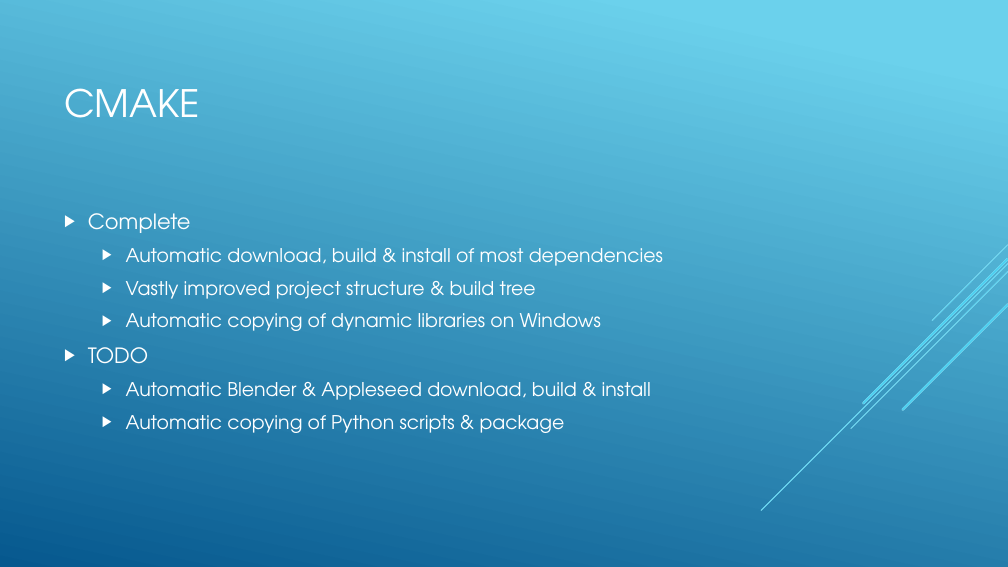
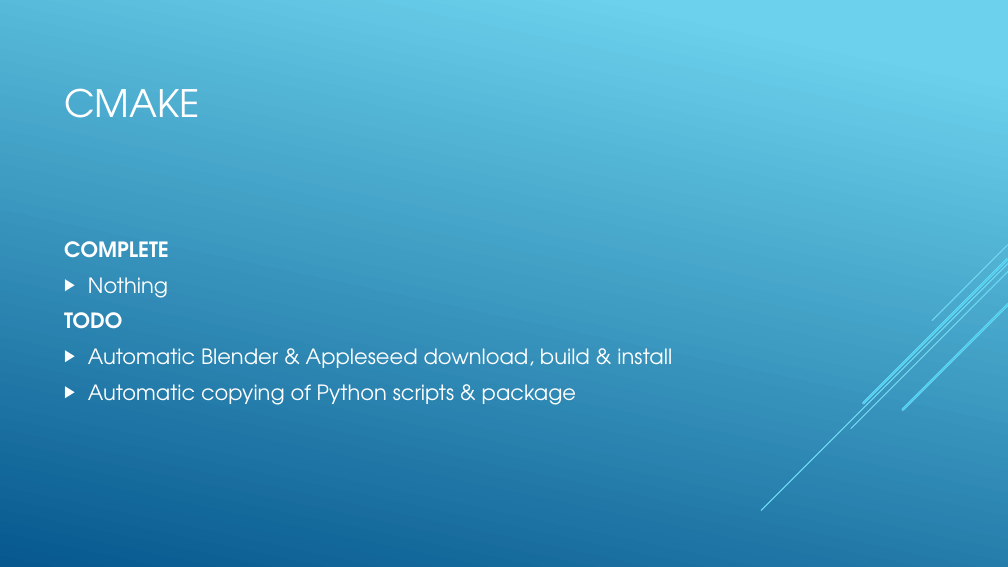
Before and after one commit to dralois/PR-Rendering, a slide deck: slide 3 of doc/Status.pptx (slide 2 before the commit). Drawn at 1008x567 pixels with LibreOffice and Linux fonts; fonts in the diff are those of the drawing. Boxes give left, top, right and bottom in pixels: in the first picture for what was removed or moved away, otherwise in the second. Text is boxed around its words. In the diff, an @@ line names an element or a change of style, - is before the commit and + after.

Commit message:
Documention update
- Updated status presentation
- Added OSL docs
- Added test shader
- Added shaders to cmake project

```diff
--- a/doc/Status.pptx
+++ b/doc/Status.pptx
@@ text at bbox=[64, 241, 169, 298]: text changed; size 18 to 20 pt; bold on @@
-▶ Complete
-  ▶ Automatic download, build & install of most dependencies
-  ▶ Vastly improved project structure & build tree
-  ▶ Automatic copying of dynamic libraries on Windows
+COMPLETE
+▶ Nothing
@@ text at bbox=[64, 312, 672, 405]: bold on in "TODO"; size 18 to 20 pt in "Automatic Blender & Appleseed download, build & ...", "Automatic copying of Python scripts & package"; bullet ▶ to none; list level 2 to 1 in "Automatic Blender & Appleseed download, ..."; list level 2 to 1 in "Automatic copying of Python scripts ..." @@
```
Also in this commit, not shown: 2 other slides changed, 1 slide added, 4 other files.
